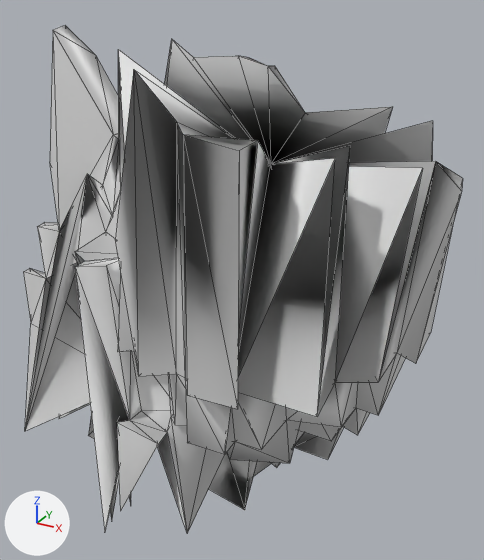
The OBJ model src/main/resources/assets/kn8/meshes/kaiju_no12/forearm_left.obj: old version first, new version second.
The view is the same before and after, from a 50 mm camera at (-0.354, -0.171, 1.206) aimed at (-0.539, 0.166, 1.038). Arrows for +X, +Y and +Z are at lower left; the lights stay in place. The first picture is the older version. Mesh edges are drawn as thin lines. Where no turn or scale is listed for an object, it has been applied to the vertices. Vertices at exactly the same position are counted once.

In view in the first picture: 'forearm_left'.
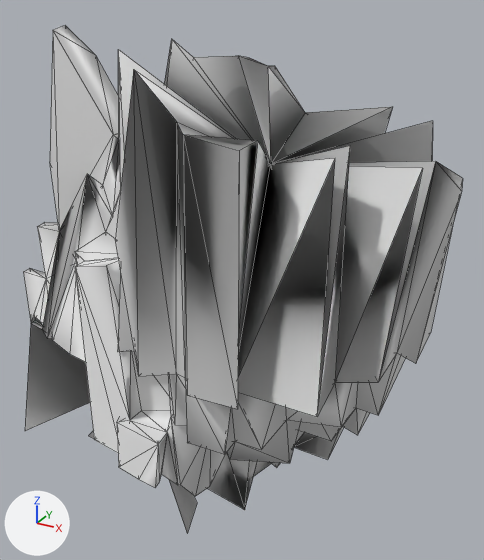
Location of each change, (x1, y1, x2, y2) in pixels of the pictures (484 x 560 px):
```json
{"part": 1, "of": "me_forearm_left", "change": "reshaped", "before": [25, 56, 350, 533], "after": [25, 56, 350, 496]}
```

Scene script edits in JSON lines:
```json
{"block": "me_forearm_left", "where": "# used by ob_forearm_left; location = (0.0, 0.0, 0.0)"}
{"op": "remove", "block": "me_forearm_left", "code": "me_forearm_left.from_pydata(...)  # 202 vertices, 403 faces; spans x -0.724..-0.407, y 0.045..0.244, z 0.859..1.187"}
{"op": "add", "block": "me_forearm_left", "code": "me_forearm_left.from_pydata(...)  # 289 vertices, 485 faces; spans x -0.724..-0.407, y 0.045..0.244, z 0.86..1.187"}
{"block": "me_forearm_left", "change": "me_forearm_left part 1"}
{"block": "me_forearm_left", "change": "6 vertices are removed from x -0.71..-0.576, y 0.077..0.163, z 0.859..0.907"}
{"block": "me_forearm_left", "change": "59 faces are deleted"}
{"block": "me_forearm_left", "change": "93 vertices are added at x -0.693..-0.504, y 0.075..0.22, z 0.933..0.99"}
{"block": "me_forearm_left", "change": "141 new faces join them"}
```
